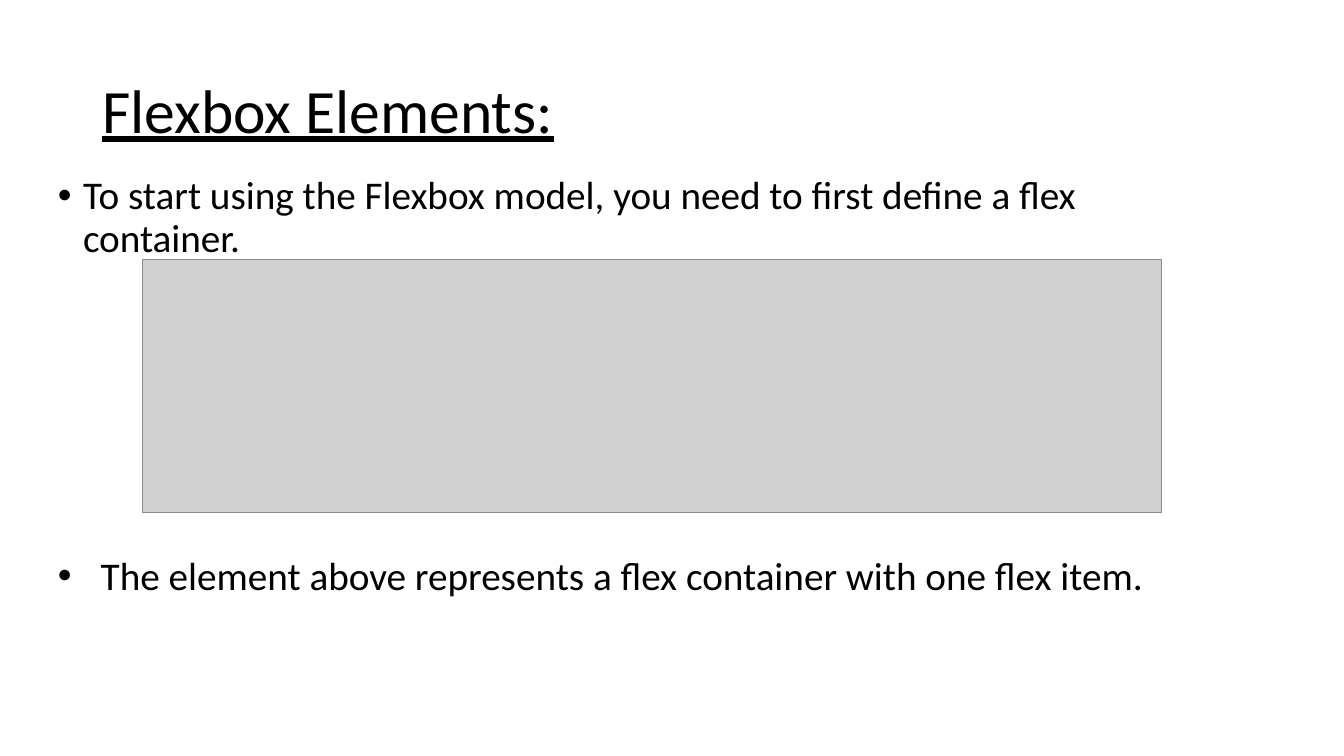
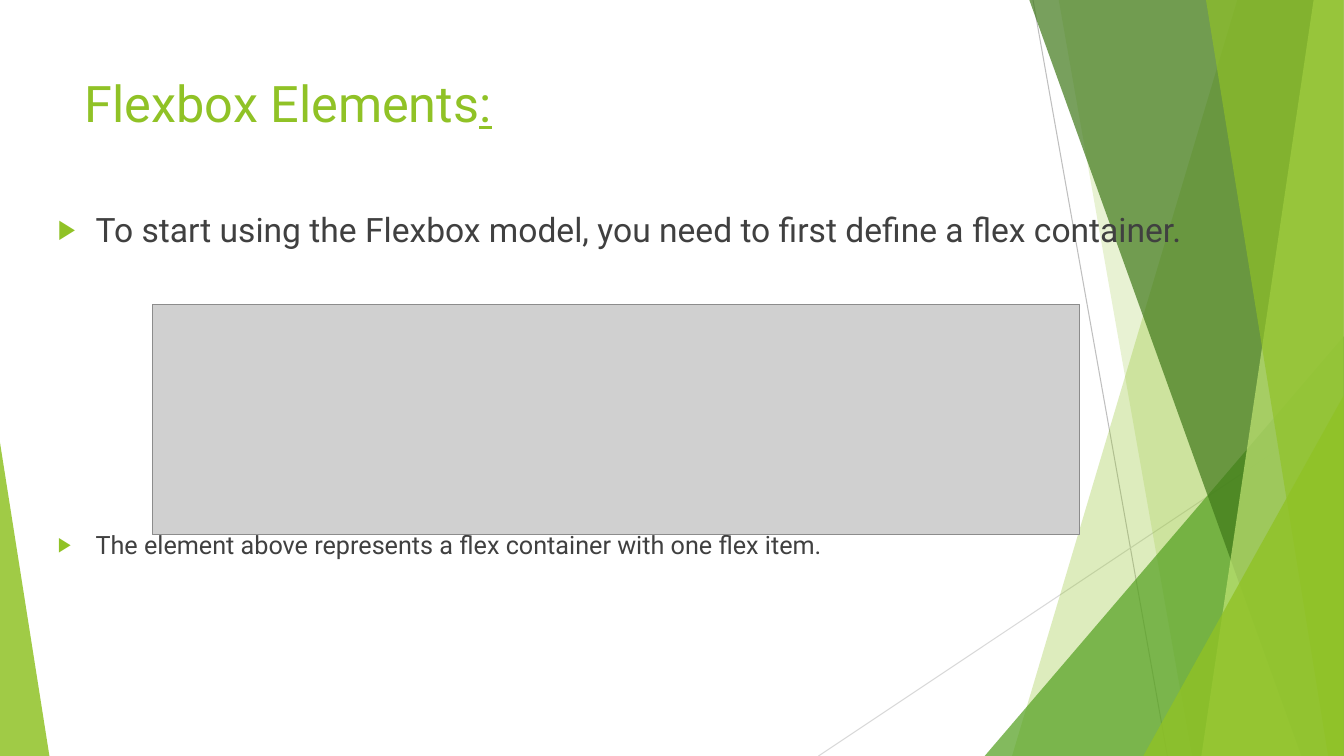
Before and after one commit to joeSuchan/flexboxProject, a slide deck: slide 4 of FlexBox 1D.pptx (slide 3 before the commit). Drawn at 1344x756 pixels with LibreOffice and Linux fonts; fonts in the diff are those of the drawing; grey boxes stand for pictures. Boxes give left, top, right and bottom in pixels: in the first picture for what was removed or moved away, otherwise in the second. Text is boxed around its words. In the diff, an @@ line names an element or a change of style, - is before the commit and + after.

```diff
--- a/FlexBox 1D.pptx
+++ b/FlexBox 1D.pptx
@@ title "Flexbox Elements:": place and size @@
-title "Flexbox Elements:" at [102, 90, 552, 142]
+title "Flexbox Elements:" at [85, 84, 491, 129]
@@ title "Flexbox Elements:" at [85, 84, 491, 129]: size 44 to 36 pt, font Calibri to Roboto, text colour #000000 to #90C226, underline off; line spacing 0.9 to 1; vertical alignment middle to top @@
@@ text "To start using the Flexbox ...": place and size @@
-text "To start using the Flexbox ..." at [83, 181, 1142, 597]
+text "To start using the Flexbox ..." at [96, 212, 1181, 559]
@@ text "To start using the Flexbox ..." at [96, 212, 1181, 559]: size 28 to 24 pt in "To start using the Flexbox model, you ..."; font Calibri to Roboto, text colour #000000 to #404040; size 28 to 18 pt in "The element above represents a flex container ..."; bullet • to ▶; line spacing 0.9 to 1 @@
@@ picture: place and size @@
-picture at [142, 259, 1162, 512]
+picture at [152, 304, 1081, 535]
@@ group added at [0, 0, 1344, 756]: 5 freeform shapes, 3 triangles, 2 lines @@
```
Also in this commit, not shown: 26 other slides changed, 2 slides added.
